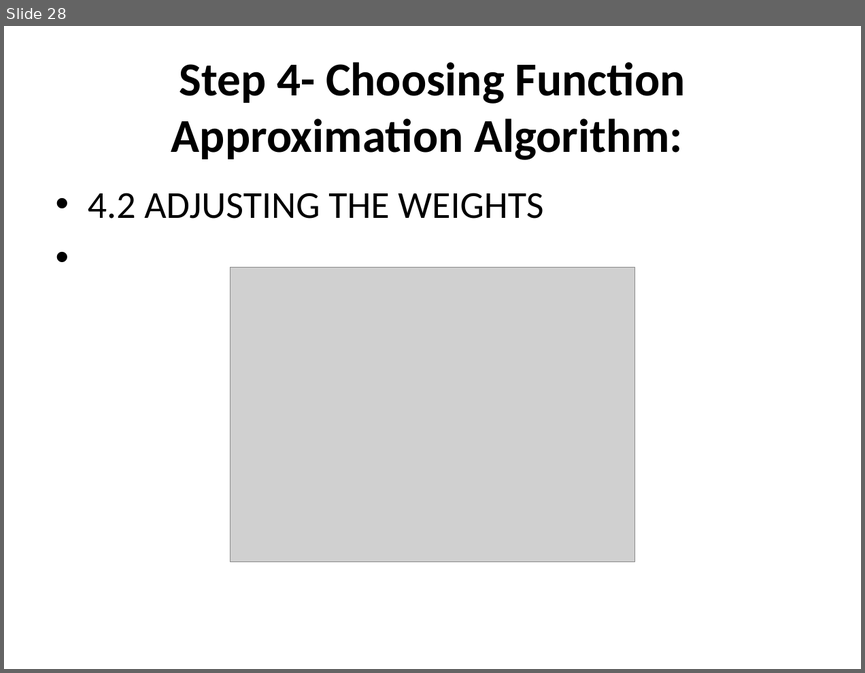
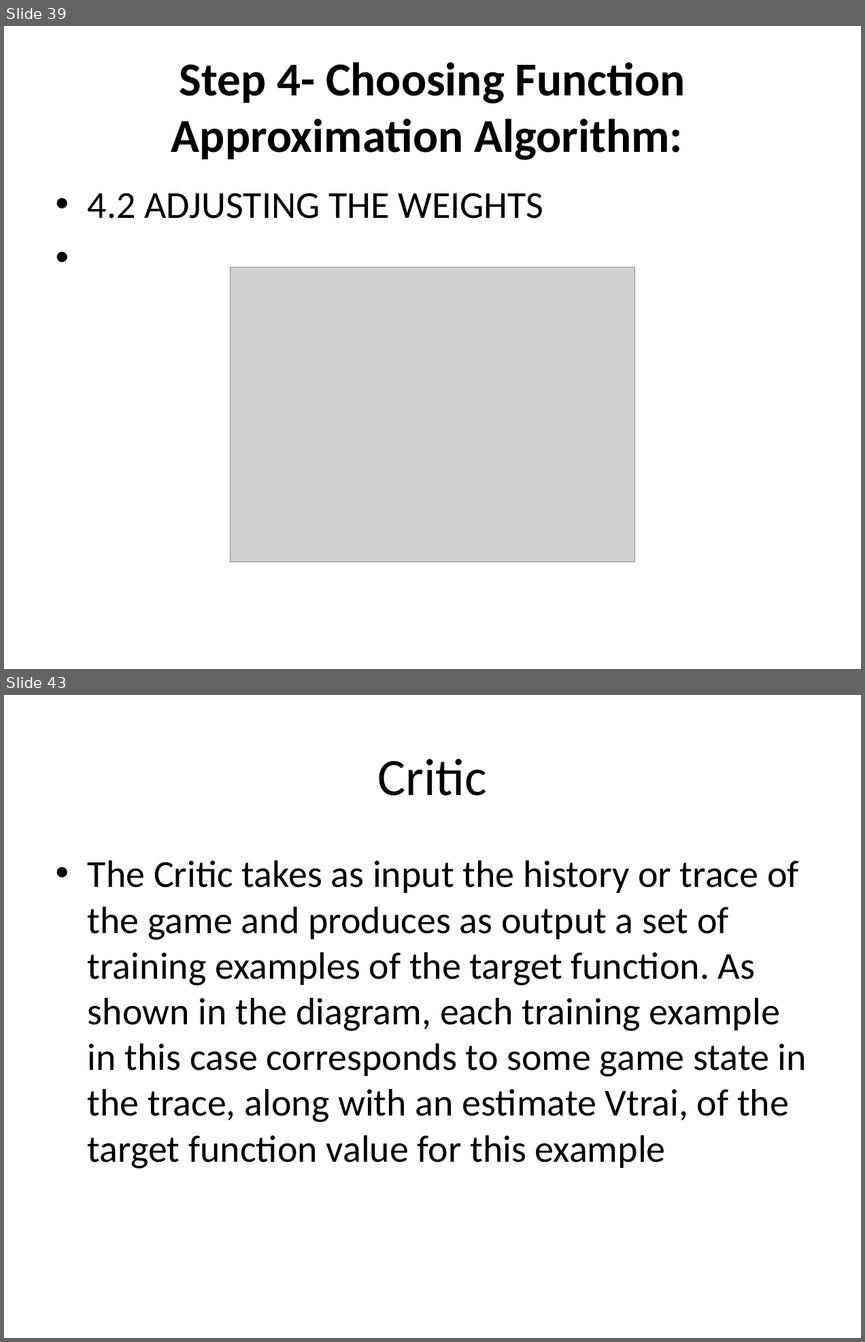
Before and after one commit to devipriyak/AI_ml-iv-sem-21-batch, a slide deck: Unit-4.pptx. Shown one above the other, each under a label of ours: slide 28 before the commit, slides 39 and 43 after it; the slides between them are not shown. The pictures are 865x673 and 865x1342 pixels, drawn with LibreOffice and Linux fonts; fonts in the diff are those of the drawing; grey boxes stand for pictures. Boxes give left, top, right and bottom in pixels: in the first picture for what was removed or moved away, otherwise in the second. Text is boxed around its words. In the diff, an @@ line names an element or a change of style, - is before the commit and + after.

```diff
--- a/Unit-4.pptx
+++ b/Unit-4.pptx
@@ slide 43 added at bbox=[4, 695, 861, 1338], background #FFFFFF @@
@@ title added at bbox=[377, 758, 487, 796], 44 pt, text #000000 @@
+Critic
@@ text added at bbox=[88, 860, 806, 1168], 32 pt, text #000000 @@
+• The Critic takes as input the history or trace of the game and produces as output a set of training examples of the target function. As shown in the diagram, each training example in this case corresponds to some game state in the trace, along with an estimate Vtrai, of the target function value for this example
@@ what was slide 28 is now slide 39 @@
```
Also in this commit, not shown: 7 slides changed, 15 other slides added.
